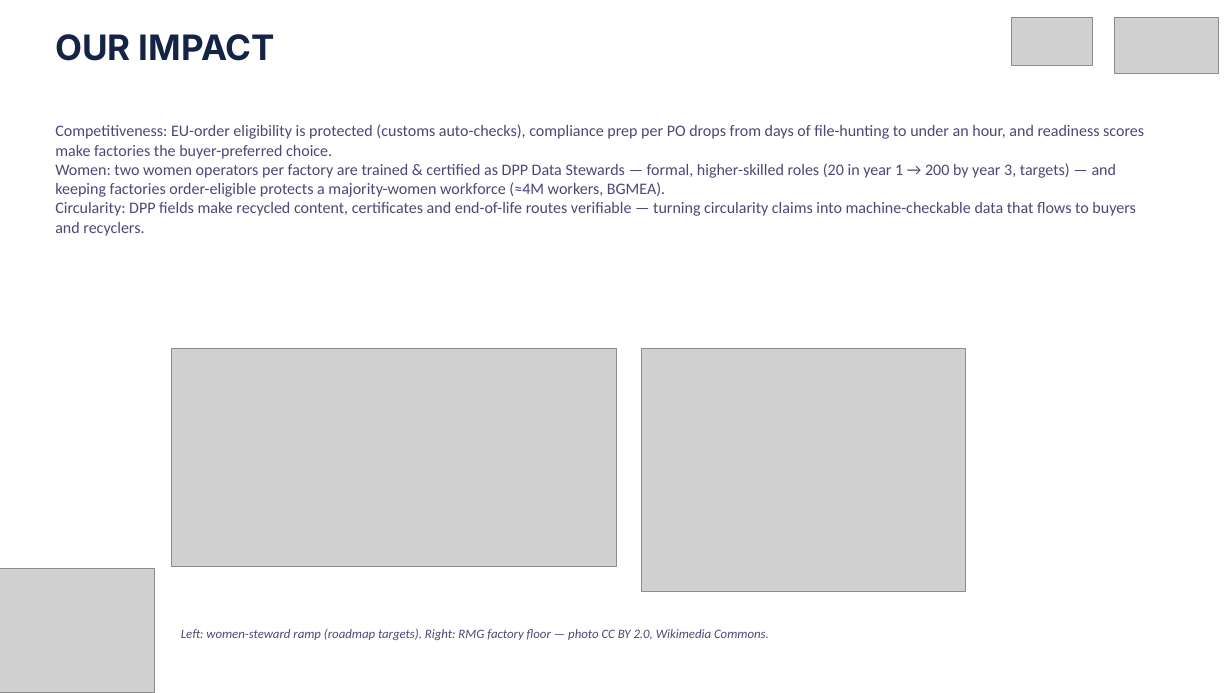
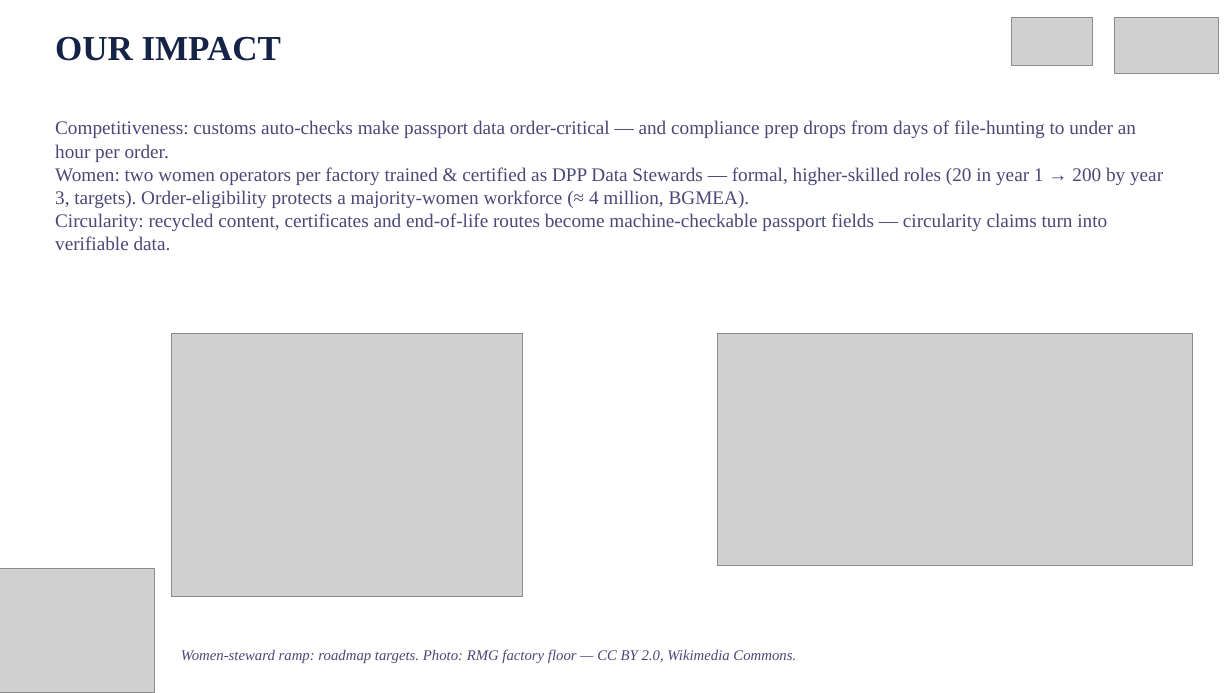
Before and after one commit to rudra496/porichoy, a slide deck: slide 6 of deck/Porichoy_Pitch_Deck.pptx. Drawn at 1232x693 pixels with LibreOffice and Linux fonts; fonts in the diff are those of the drawing; grey boxes stand for pictures. Boxes give left, top, right and bottom in pixels: in the first picture for what was removed or moved away, otherwise in the second. Text is boxed around its words. In the diff, an @@ line names an element or a change of style, - is before the commit and + after.

Commit message:
Deck v4 FINAL: Times New Roman throughout (charts too), large text, big readable figures, serif consistency — judge 8/8 SHIP

```diff
--- a/deck/Porichoy_Pitch_Deck.pptx
+++ b/deck/Porichoy_Pitch_Deck.pptx
@@ text "OUR IMPACT" at box(55, 36, 281, 61): font Inter to Times New Roman @@
@@ text at box(55, 120, 1163, 250): text changed; size 12.5 to 15 pt; font Calibri to Times New Roman @@
-Competitiveness: EU-order eligibility is protected (customs auto-checks), compliance prep per PO drops from days of file-hunting to under an hour, and readiness scores make factories the buyer-preferred choice.
-Women: two women operators per factory are trained & certified as DPP Data Stewards — formal, higher-skilled roles (20 in year 1 → 200 by year 3, targets) — and keeping factories order-eligible protects a majority-women workforce (≈4M workers, BGMEA).
-Circularity: DPP fields make recycled content, certificates and end-of-life routes verifiable — turning circularity claims into machine-checkable data that flows to buyers and recyclers.
+Competitiveness: customs auto-checks make passport data order-critical — and compliance prep drops from days of file-hunting to under an hour per order.
+Women: two women operators per factory trained & certified as DPP Data Stewards — formal, higher-skilled roles (20 in year 1 → 200 by year 3, targets). Order-eligibility protects a majority-women workforce (≈ 4 million, BGMEA).
+Circularity: recycled content, certificates and end-of-life routes become machine-checkable passport fields — circularity claims turn into verifiable data.
@@ picture: place and size @@
-picture at box(641, 348, 965, 591)
+picture at box(172, 334, 522, 596)
@@ picture removed at box(172, 348, 616, 566) @@
@@ picture added at box(717, 334, 1192, 566) @@
@@ text at box(181, 649, 796, 663): text changed; size 10 to 11.5 pt; font Calibri to Times New Roman @@
-Left: women-steward ramp (roadmap targets). Right: RMG factory floor — photo CC BY 2.0, Wikimedia Commons.
+Women-steward ramp: roadmap targets. Photo: RMG factory floor — CC BY 2.0, Wikimedia Commons.
```
Also in this commit, not shown: 7 other slides changed, 1 other file.
